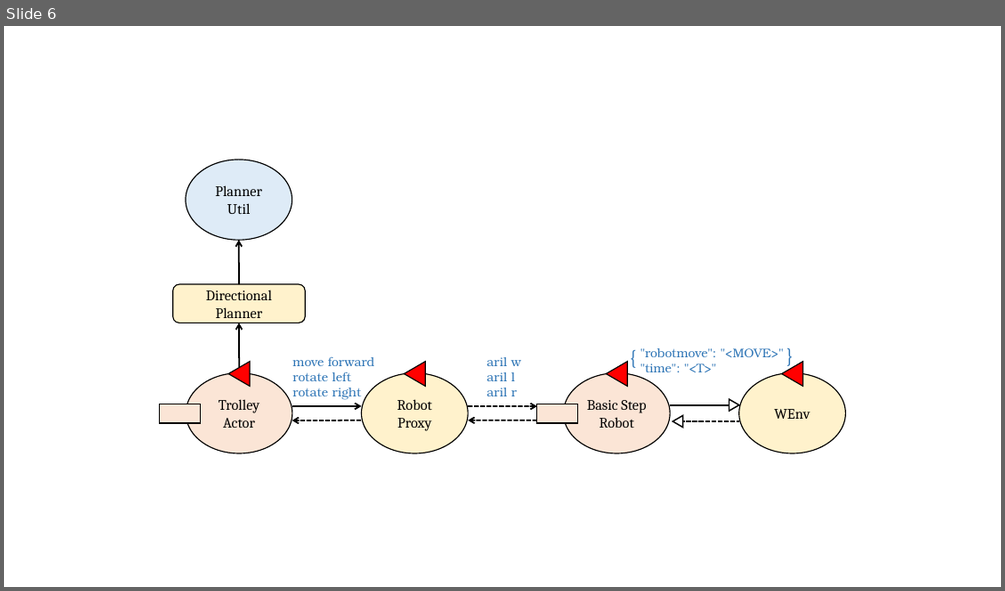
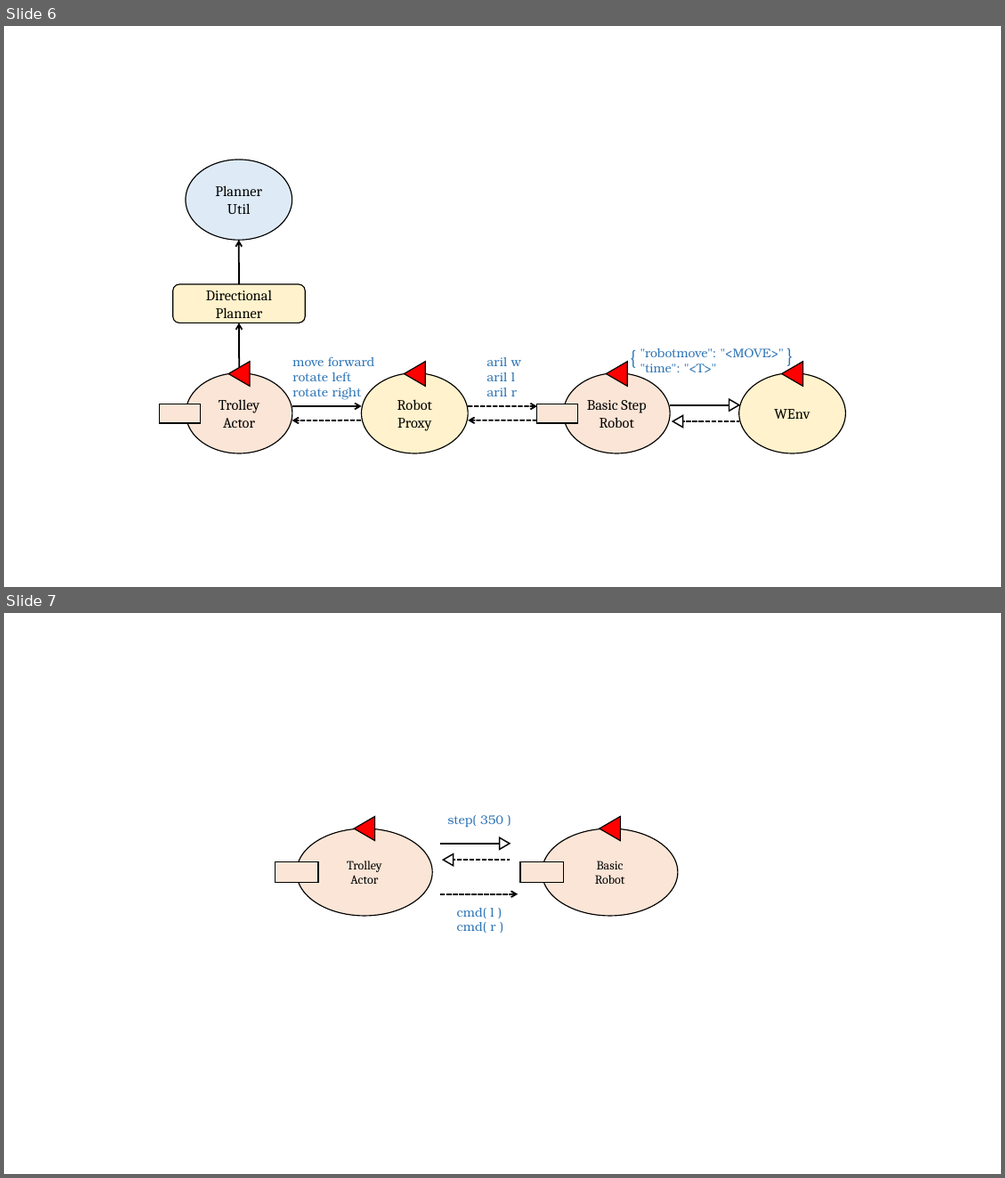
Before and after one commit to JackFantaz/Automated-Car-Parking, a slide deck: userDocs/img/final_task_schema.pptx. Shown one above the other, each under a label of ours: slide 6 before the commit, slides 6 and 7 after it. The pictures are 1005x591 and 1005x1178 pixels, drawn with LibreOffice and Linux fonts; fonts in the diff are those of the drawing. Boxes give left, top, right and bottom in pixels: in the first picture for what was removed or moved away, otherwise in the second. Text is boxed around its words. In the diff, an @@ line names an element or a change of style, - is before the commit and + after.

Commit message:
sprint 1 - the trolley

```diff
--- a/userDocs/img/final_task_schema.pptx
+++ b/userDocs/img/final_task_schema.pptx
@@ slide 7 added at (x1=4, y1=613, x2=1001, y2=1174), background #FFFFFF @@
@@ triangle added at (x1=354, y1=817, x2=375, y2=840), fill #FF0000, outline #000000 1 pt @@
@@ text added at (x1=447, y1=815, x2=503, y2=827), 12 pt, text #2E75B6 @@
+step( 350 )
@@ triangle added at (x1=599, y1=817, x2=620, y2=840), fill #FF0000, outline #000000 1 pt @@
@@ ellipse added at (x1=297, y1=828, x2=432, y2=916), fill #FBE5D6, outline #000000 1 pt, 12 pt, text #000000 @@
+Trolley
+Actor
@@ ellipse added at (x1=542, y1=828, x2=678, y2=916), fill #FBE5D6, outline #000000 1 pt, 12 pt, text #000000 @@
+Basic
+Robot
@@ rectangle added at (x1=275, y1=862, x2=318, y2=883), fill #FBE5D6, outline #000000 1 pt @@
@@ group added at (x1=441, y1=837, x2=510, y2=866): 2 lines, 2 triangles @@
@@ rectangle added at (x1=520, y1=862, x2=563, y2=883), fill #FBE5D6, outline #000000 1 pt @@
@@ arrow added from (441, 894) to (518, 894), #000000 1.5 pt dashed @@
@@ text added at (x1=457, y1=908, x2=495, y2=933), 12 pt, text #2E75B6 @@
+cmd( l )
+cmd( r )
```
Also in this commit, not shown: 47 other files.
